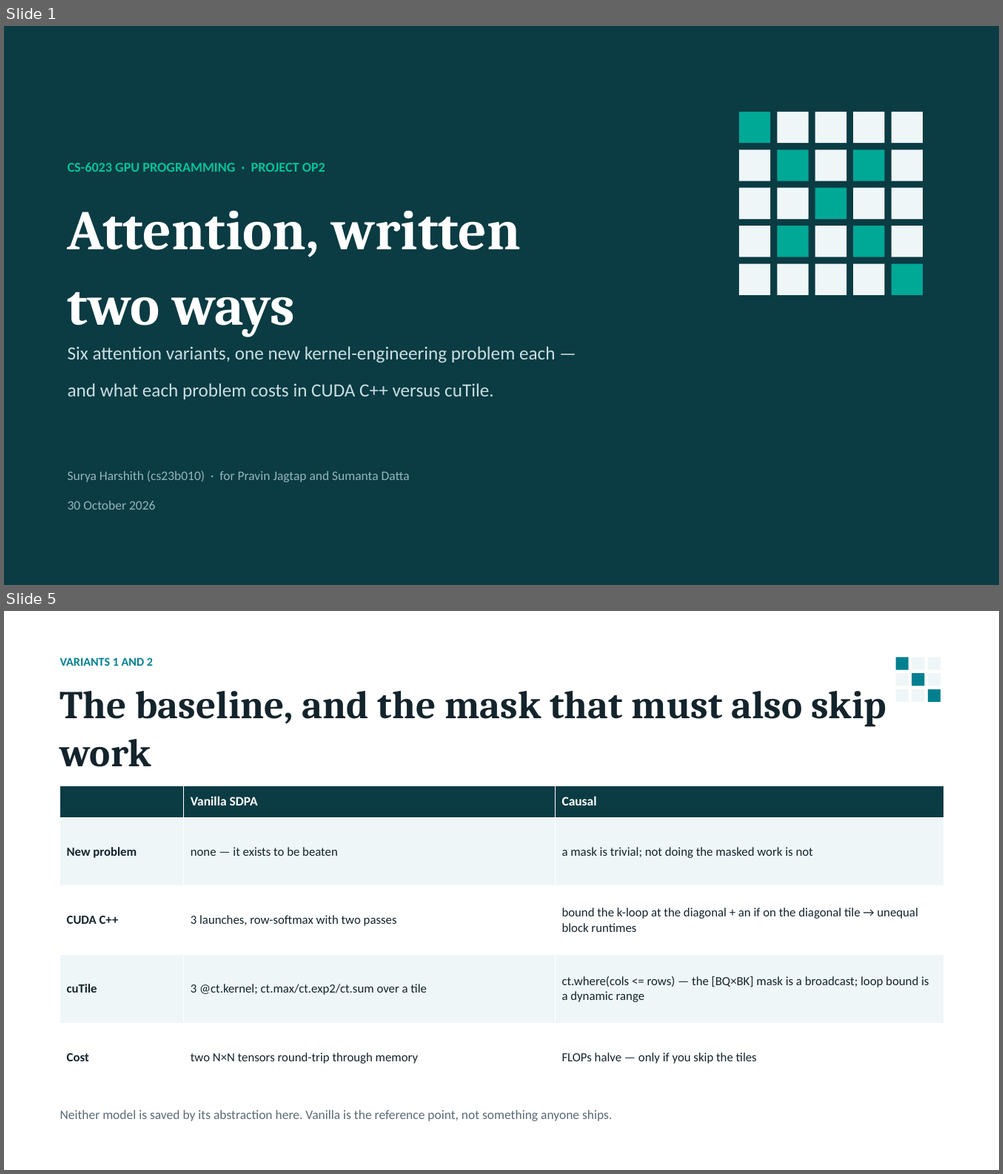
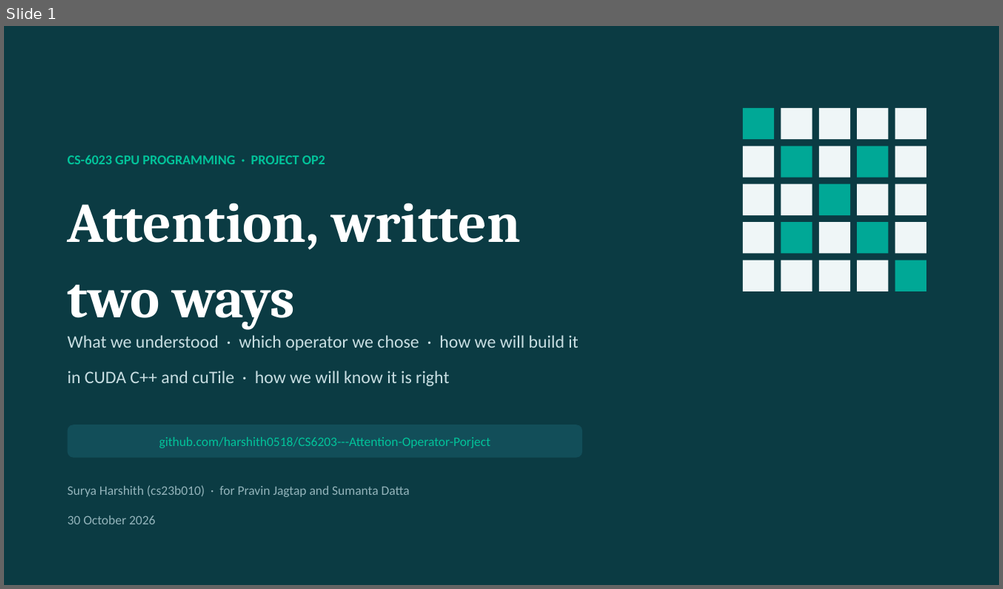
Before and after one commit to harshith0518/CS6203---Attention-Operator-Porject, a slide deck: docs/op2-attention-slides.pptx. Shown one above the other, each under a label of ours: slides 1 and 5 before the commit, slide 1 after it; the slides between them are not shown. The pictures are 1003x1174 and 1003x589 pixels, drawn with LibreOffice and Linux fonts; fonts in the diff are those of the drawing. Boxes give left, top, right and bottom in pixels: in the first picture for what was removed or moved away, otherwise in the second. Text is boxed around its words. In the diff, an @@ line names an element or a change of style, - is before the commit and + after.

```diff
--- a/docs/op2-attention-slides.pptx
+++ b/docs/op2-attention-slides.pptx
@@ slide 5 removed at <box>4,611,999,1170</box>, background #FFFFFF @@
@@ text removed at <box>60,658,153,666</box> @@
-VARIANTS 1 AND 2
@@ rectangle removed at <box>896,658,908,670</box> @@
@@ rectangle removed at <box>896,673,908,686</box> @@
@@ rectangle removed at <box>911,658,924,670</box> @@
@@ rectangle removed at <box>911,673,924,686</box> @@
@@ rectangle removed at <box>928,658,940,670</box> @@
@@ rectangle removed at <box>928,673,940,686</box> @@
@@ text removed at <box>60,691,886,767</box> @@
-The baseline, and the mask that must also skip work
@@ rectangle removed at <box>896,689,908,702</box> @@
@@ rectangle removed at <box>911,689,924,702</box> @@
@@ rectangle removed at <box>928,689,940,702</box> @@
@@ table removed at <box>60,786,944,1092</box>, 5 rows, 3 columns @@
- | Vanilla SDPA | Causal
-New problem | none — it exists to be beaten | a mask is trivial; not doing the masked work is not
-CUDA C++ | 3 launches, row-softmax with two passes | bound the k-loop at the diagonal + an if on the diagonal tile → unequal block runtimes
-cuTile | 3 @ct.kernel; ct.max/ct.exp2/ct.sum over a tile | ct.where(cols <= rows) — the [BQ×BK] mask is a broadcast; loop bound is a dynamic range
-Cost | two N×N tensors round-trip through memory | FLOPs halve — only if you skip the tiles
@@ text removed at <box>60,1111,612,1122</box> @@
-Neither model is saved by its abstraction here. Vanilla is the reference point, not something anyone ships.
@@ slide 1 changed as well @@
@@ text "CS-6023 GPU PROGRAMMING · PROJECT ...": place and size @@
-text "CS-6023 GPU PROGRAMMING · PROJECT ..." at <box>68,162,325,172</box>
+text "CS-6023 GPU PROGRAMMING · PROJECT ..." at <box>68,155,325,164</box>
@@ text "Attention, written": place and size @@
-text "Attention, written" at <box>68,210,521,337</box>
+text "Attention, written" at <box>68,203,521,329</box>
@@ 25 rectangles: place and size @@
-25 rectangles at <box>739,112,922,295</box>
+25 rectangles at <box>743,108,926,292</box>
@@ text at <box>68,335,578,386</box>: text changed; size 18 to 17 pt @@
-Six attention variants, one new kernel-engineering problem each —
-and what each problem costs in CUDA C++ versus cuTile.
+What we understood · which operator we chose · how we will build it
+in CUDA C++ and cuTile · how we will know it is right
@@ rounded rectangle added at <box>68,425,582,458</box>, fill #124E59, 12.5 pt, text #02C39A @@
+github.com/harshith0518/CS6203---Attention-Operator-Porject
@@ text "Surya Harshith (cs23b010) · for ...": place and size @@
-text "Surya Harshith (cs23b010) · for ..." at <box>68,471,410,510</box>
+text "Surya Harshith (cs23b010) · for ..." at <box>68,486,410,525</box>
```
Also in this commit, not shown: 1 other slide changed, 8 slides added, 9 other slides removed, 1 other file.
